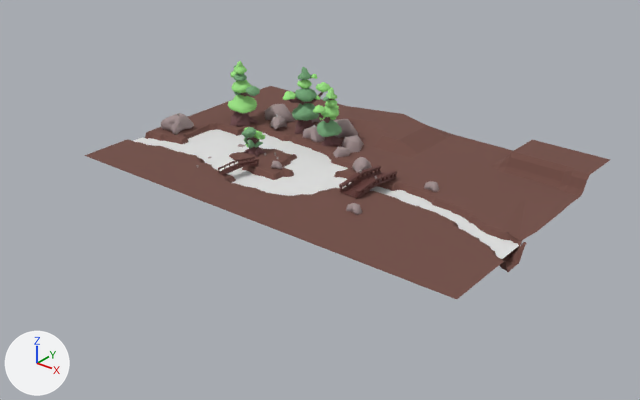
A saved change to the glTF model assets/scene/game_world.glb.
Camera for both pictures: a camera (50 mm lens) standing at (94.9, -121.7, 66.6) and looking at (5.1, -9.4, -3.0). Lighting does not change. The marker at lower left points along +X, +Y and +Z. Where no turn or scale is listed for an object, it has been applied to the vertices. Vertices at the same position are counted once.

Before the edit, the objects in view are built like this:
```python
me_plane_006 = bpy.data.meshes.new('Plane.006')
me_plane_006.from_pydata(...)  # 2122 vertices, 4155 faces; spans x 0.0..82.5, y -53.7..0.0, z -2.8..3.2
me_plane_006.materials.append(mat_groundmaterial)  # brown #734e46
me_plane_007 = bpy.data.meshes.new('Plane.007')
me_plane_007.from_pydata(...)  # 2880 vertices, 5292 faces; spans x -29.9..51.9, y -13.1..13.0, z -1.9
me_plane_008 = bpy.data.meshes.new('Plane.008')
me_plane_008.from_pydata(...)  # 1719 vertices, 3176 faces; spans x -2.41..2.29, y -5.7..5.72, z -0.23..1.59
me_plane_008.materials.append(mat_bridgematerial)  # brown #613631
ob_bridge_002 = bpy.data.objects.new('bridge.002', me_plane_008)
ob_bridge_002.location = (12.1, -4.3, 0.4)
ob_ground = bpy.data.objects.new('Ground', me_plane_006)
ob_ground.location = (-38.6, 26.5, 0.0)
ob_water_001 = bpy.data.objects.new('Water.001', me_plane_007)
ob_water_001.location = (-9.4, -6.7, 0.8)
```
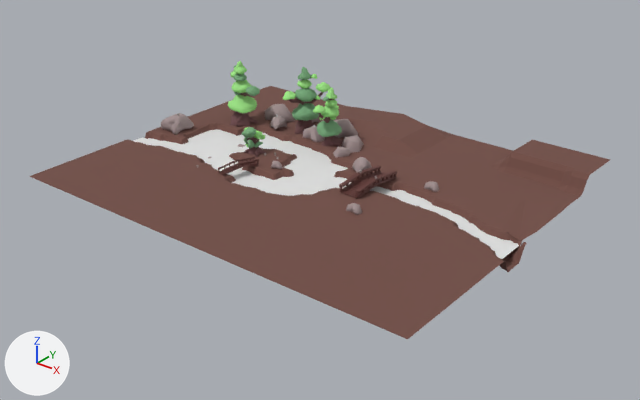
Pixel boxes (x1, y1, x2, y2) of what changed, in the pictures (640 x 400 px):
'Ground', reshaped (10% wider, 19% taller): before (84, 86, 610, 299); after (30, 86, 610, 339)
part 1 of me_plane_006, added (brown): after (30, 156, 457, 339)

What the commit changed:
me_plane_006 is used by ob_ground; location (-38.6, 26.5, 0.0).
me_plane_006 had 2122 vertices, 4155 faces and spanned x 0.0..82.5, y -53.7..0.0, z -2.8..3.2.
me_plane_006 now has 2134 vertices, 4177 faces and spans x 0.0..82.5, y -66.1..0.0, z -2.8..3.2.
Part 1, on me_plane_006:
12 new vertices lie (0.0, -12.4, 0.0) away from vertices in x 0.0..82.4, y -53.7, z 0.0.
22 new faces join them.
